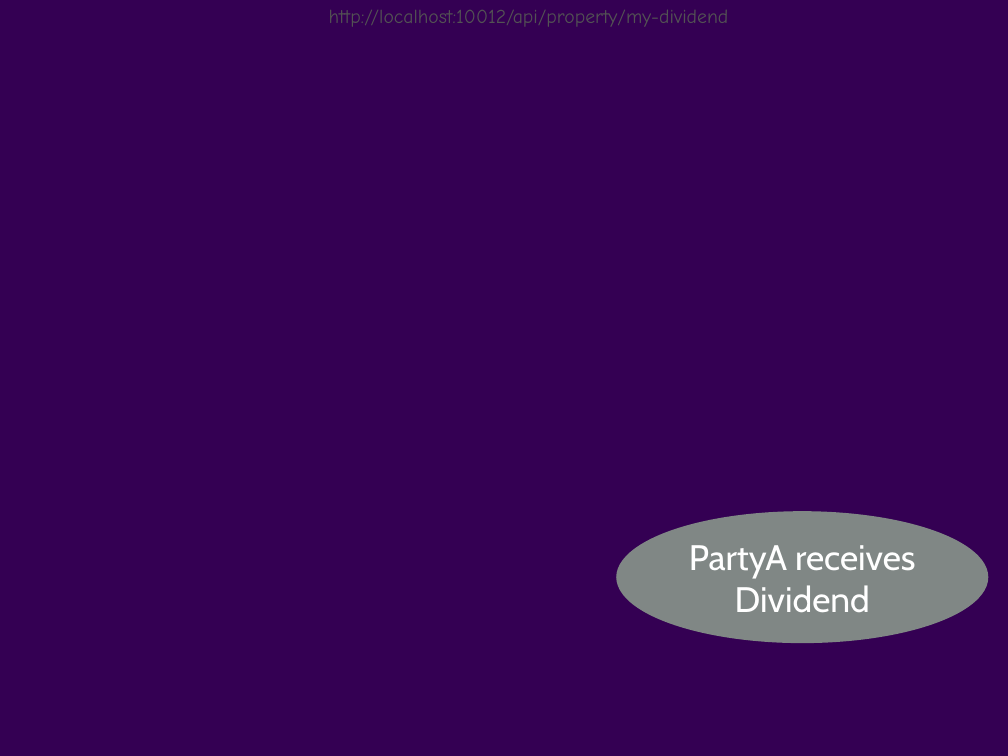
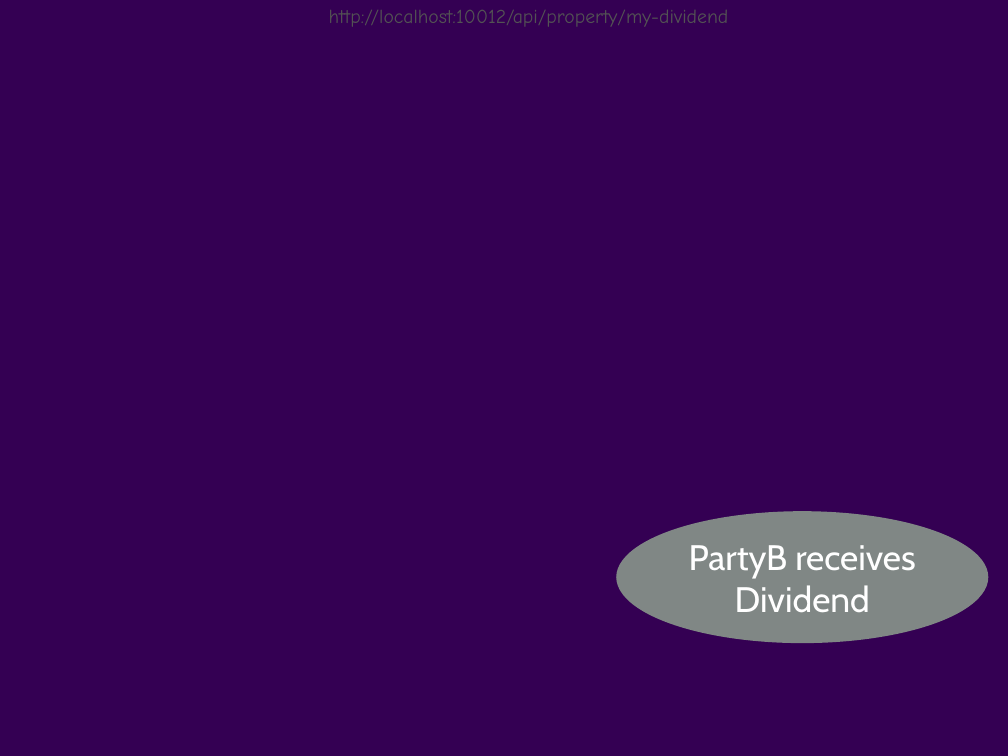
Before and after one commit to deepaverma79/cordacodeclub, a slide deck: slide 18 of CordaCodeClub.pptx (slide 19 before the commit). Drawn at 1008x756 pixels with LibreOffice and Linux fonts; fonts in the diff are those of the drawing; background and template pictures are left out. Boxes give left, top, right and bottom in pixels: in the first picture for what was removed or moved away, otherwise in the second. Text is boxed around its words. In the diff, an @@ line names an element or a change of style, - is before the commit and + after.

```diff
--- a/CordaCodeClub.pptx
+++ b/CordaCodeClub.pptx
@@ text in ellipse at [689, 545, 915, 612]: text changed @@
-PartyA receives Dividend
+PartyB receives Dividend
```
Also in this commit, not shown: 2 other slides changed.
